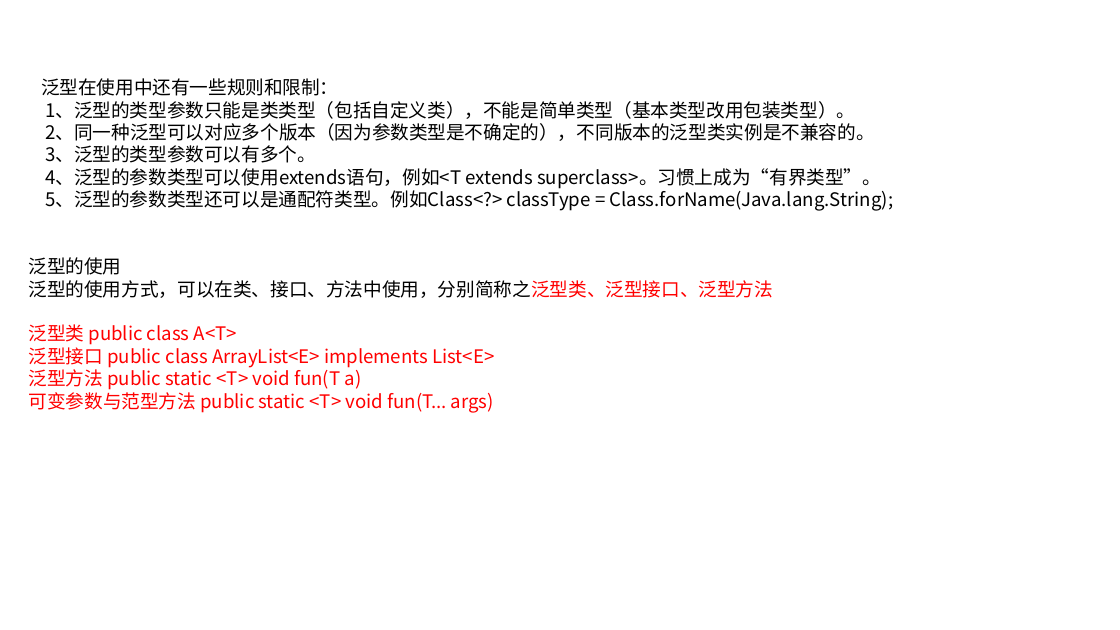
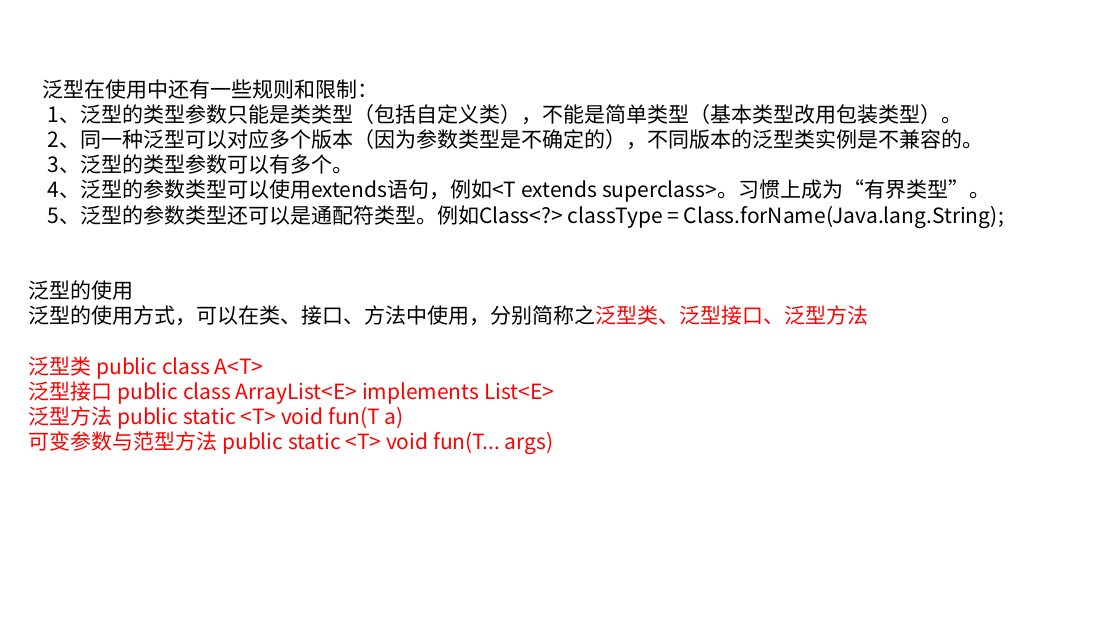
Before and after one commit to linkknown/PPT, a slide deck: slide 4 of 基础PPT/第11章：Java泛型简介.pptx. Drawn at 1120x630 pixels with LibreOffice and Linux fonts; fonts in the diff are those of the drawing; background and template pictures are left out. Boxes give left, top, right and bottom in pixels: in the first picture for what was removed or moved away, otherwise in the second. Text is boxed around its words. In the diff, an @@ line names an element or a change of style, - is before the commit and + after.

```diff
--- a/基础PPT/第11章：Java泛型简介.pptx
+++ b/基础PPT/第11章：Java泛型简介.pptx
@@ text "泛型在使用中还有一些规则和限制：" at box(29, 79, 1004, 455): size 16 to 18 pt @@
```
Also in this commit, not shown: 7 other slides changed, 2 slides added, 11 slides removed, 1 other file.
